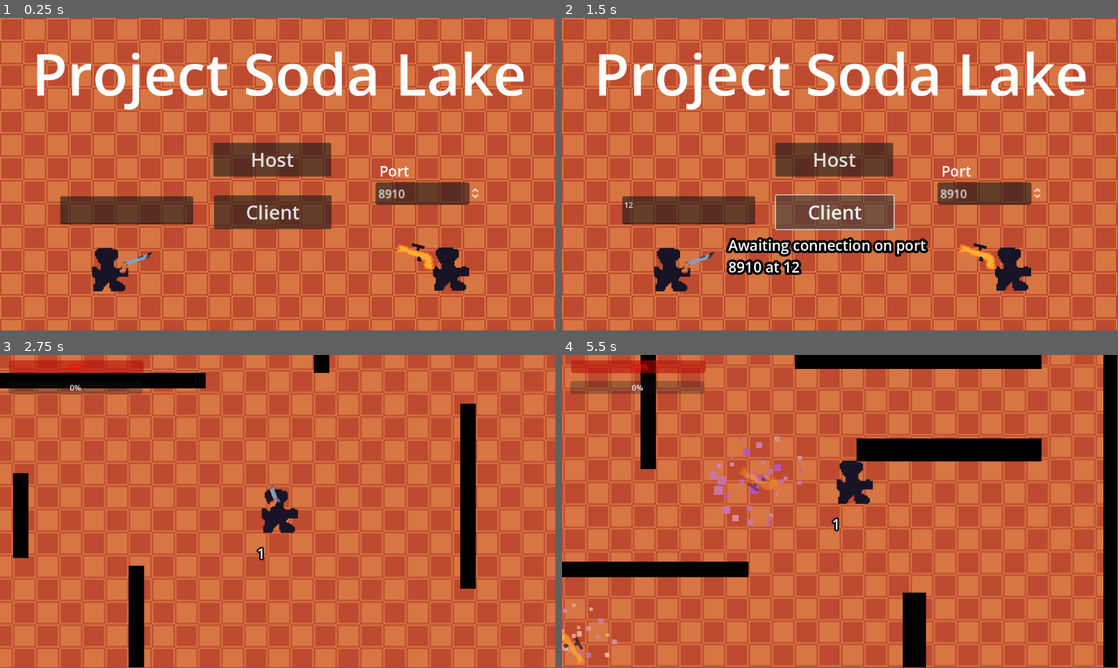
Above: before the commit, frames 1-4 (two rows, left to right).
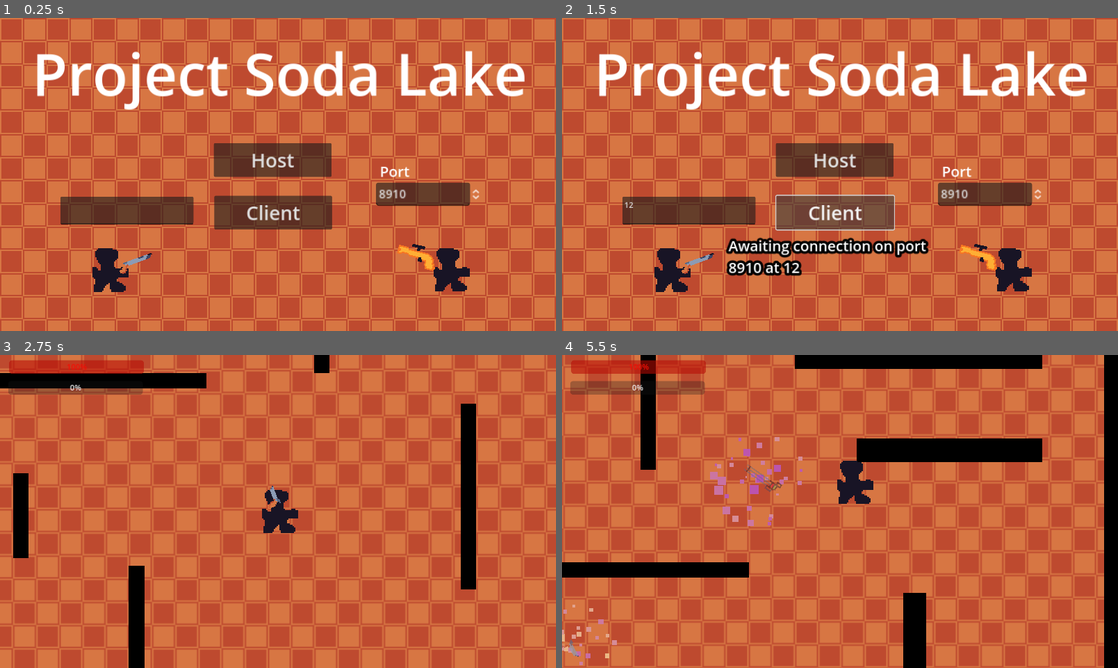
Above: after the commit, the same moments.

Repository: Deojee/project-sodalake
Game: Godot game, scene res://scenes/main_menu.tscn
Two runs of this game, one before a commit and one after it. Both use one fixed random seed, a clock stepped at 60 frames per second and the inputs below. The engine's default icon, where the game draws it, is replaced by a stand-in: a white triangle on a blue panel in a dark square.
Inputs (mouse positions are in pixels of both pictures, inside the frame that each line leads up to):
- Up to frame 1 (0.25 s): no input
- Up to frame 2 (1.5 s): click (689, 208) at 0.52 s; type "12" at 0.6 s; click "Client" at 1.25 s
- Up to frame 3 (2.75 s): click "Host" at 2 s
- Up to frame 4 (5.5 s): tap Enter at 2.75 s; move the mouse to (962, 495) at 2.77 s; hold D (right) 2.78-3.53 s; hold Right mouse button (throw) 2.78-3.53 s; move the mouse to (728, 527) at 3.52 s; hold S (down) 3.53-4.28 s; click (728, 527) at 3.6 s; right-click (728, 527) at 3.8 s; move the mouse to (895, 442) at 4.27 s; hold D (right) 4.28-5.03 s; hold Shift (sprint) 4.28-5.03 s; right-click (895, 442) at 4.55 s; move the mouse to (812, 574) at 5.02 s; hold Up (up) from 5.03 s (still down); right-click (812, 574) at 5.1 s
In our replay, the window is 799x449 before the commit and 800x450 after it. These sizes can differ from the game's own. Grey fills any space a smaller window leaves; there, only what the larger window draws over its background counts as a difference.

The runs differ from the first frame. In frame 1, 9.0% of the frame differs, in the area x 0-100%, y 0-100%; in frame 2, 10%; in frame 3, 0.8%; in frame 4, 1.7%.

Commit message:
added stuff

Diff:
--- a/project.godot
+++ b/project.godot
@@ -18,6 +18,11 @@
 [autoload]
 
 Globals="*res://scripts/Globals.gd"
+
+[display]
+
+window/stretch/mode="canvas_items"
+window/stretch/aspect="keep_width"
 
 [input]
 
--- a/scenes/avatar.tscn
+++ b/scenes/avatar.tscn
@@ -36,6 +36,7 @@
 shape = SubResource("CapsuleShape2D_k0hrq")
 
 [node name="debug" type="Label" parent="."]
+visible = false
 offset_left = -44.0
 offset_top = 33.0
 offset_right = 47.0
--- a/scenes/bullet.tscn
+++ b/scenes/bullet.tscn
@@ -50,6 +50,7 @@
 collision_mask = 7
 
 [node name="debug" type="Label" parent="."]
+visible = false
 offset_left = -44.0
 offset_top = 33.0
 offset_right = 47.0
--- a/scenes/player.tscn
+++ b/scenes/player.tscn
@@ -27,6 +27,7 @@
 [node name="Node2D" parent="." instance=ExtResource("4_dgk2h")]
 
 [node name="debug" type="Label" parent="."]
+visible = false
 offset_left = -43.0
 offset_top = 66.0
 offset_right = 48.0
--- a/scenes/thrownWeapon.tscn
+++ b/scenes/thrownWeapon.tscn
@@ -24,6 +24,7 @@
 collision_mask = 7
 
 [node name="debug" type="Label" parent="."]
+visible = false
 offset_left = -44.0
 offset_top = 33.0
 offset_right = 47.0
--- a/scripts/Camera.gd
+++ b/scripts/Camera.gd
@@ -2,6 +2,12 @@
 
 
 var deadZone = 10
+
+func _ready():
+
+	Input.set_mouse_mode(Input.MOUSE_MODE_CONFINED)
+	pass
+
 
 func _process(delta):
 
@@ -14,7 +20,12 @@
 	#return
 	if event is InputEventMouseMotion:
 		var _target = event.position - get_viewport().size * 0.5
+
+		_target = get_global_mouse_position() - global_position
+
+
+
 		if _target.length() < deadZone:
 			position = Vector2(0,0)
 		else:
-			position = _target.normalized() * (_target.length() - deadZone) * 0.5
+			position = _target.normalized() * (min(600,_target.length()) - deadZone) * 0.5
--- a/scripts/gunLibrary.gd
+++ b/scripts/gunLibrary.gd
@@ -43,17 +43,17 @@
 		gun_attributes.new(
 		"sniper",
 		load("res://textures/snooper.png"), # Texture2D path
-		150, # Gun length
+		100, # Gun length
 		Vector2(30, 0), # Offset vector
 		3, # ammo count
-		1, # Fire rate per second
-		60, # Recoil
+		3, # Fire rate per second
+		160, # Recoil
 		0, # Bullet spread (degrees)
 		0, # Bloom (degrees per shot)
 		0, # bloom max. This is taking into account spread, not adding to it
 		0, # bloom decay per second
-		400, # Throw speed (pixels per second)
-		20, # Throw damage
+		700, # Throw speed (pixels per second)
+		50, # Throw damage
 		bullet_attributes.new(
 			load("res://textures/lil bullet.png"), # Texture2D path
 			Vector2(0, 0), # Offset vector
@@ -61,6 +61,36 @@
 			80, # Bullet damage
 			800, # Bullet range
 			1800, # Bullet speed
+			6000 #knockback
+			# onShootLambda function reference
+			# onHitLambda function reference
+		)
+		#create bullets lambda
+		)
+	)
+
+	guns.append(
+		gun_attributes.new(
+		"miniGun",
+		load("res://textures/minigun.png"), # Texture2D path
+		50, # Gun length
+		Vector2(10, 0), # Offset vector
+		10, # ammo count
+		20, # Fire rate per second
+		10, # Recoil
+		15, # Bullet spread (degrees)
+		10, # Bloom (degrees per shot)
+		45, # bloom max. This is taking into account spread, not adding to it
+		30, # bloom decay per second
+		300, # Throw speed (pixels per second)
+		50, # Throw damage
+		bullet_attributes.new(
+			load("res://textures/lil bullet.png"), # Texture2D path
+			Vector2(0, 0), # Offset vector
+			10, # Collision shape size
+			5, # Bullet damage
+			600, # Bullet range
+			1000, # Bullet speed
 			2000 #knockback
 			# onShootLambda function reference
 			# onHitLambda function reference
@@ -68,6 +98,7 @@
 		#create bullets lambda
 		)
 	)
+
 
 	return guns
 
--- a/scripts/main_menu.gd
+++ b/scripts/main_menu.gd
@@ -7,7 +7,20 @@
 # Called when the node enters the scene tree for the first time.
 func _ready():
 	port = $port.value
-	$address.text = IP.resolve_hostname(str(OS.get_environment("COMPUTERNAME")),1)
+
+	match OS.get_name():
+		"Windows":
+			$address.text = IP.resolve_hostname(str(OS.get_environment("COMPUTERNAME")),1)
+		"macOS":
+			$address.text = "10.135.16.251"
+			#IP.resolve_hostname(str(OS.get_environment("HOSTNAME")),1)
+			#print(str(OS.get_environment("HOST")))
+
+
+	#print(OS.get_name())
+
+
+
 	multiplayer.connected_to_server.connect(connectedToServer)
 	multiplayer.connection_failed.connect(failedToConnect)
 	pass # Replace with function body.
